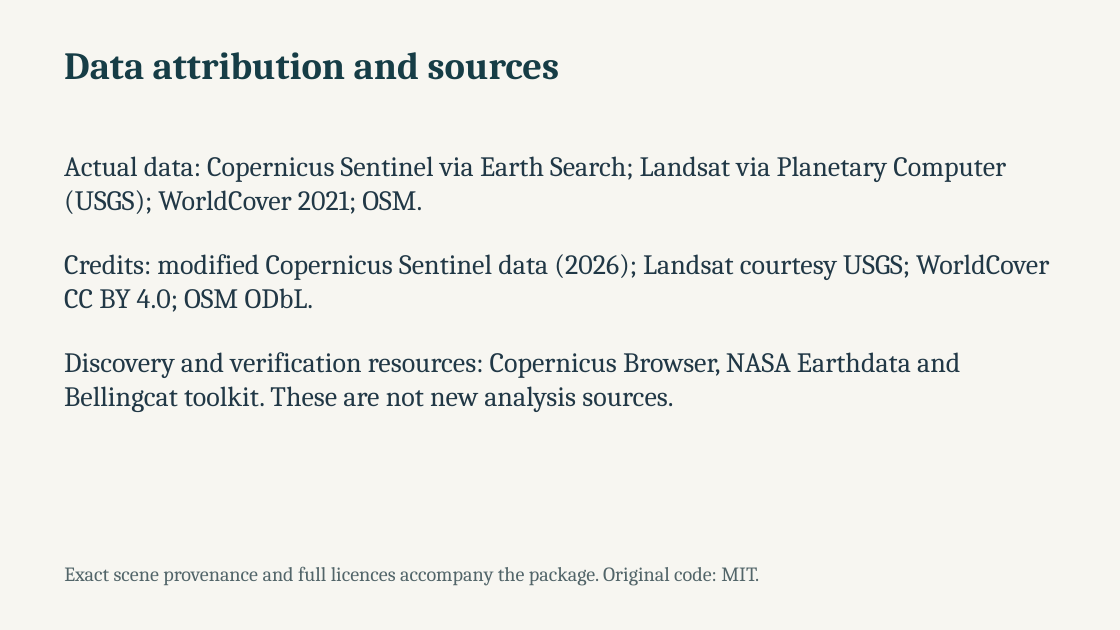
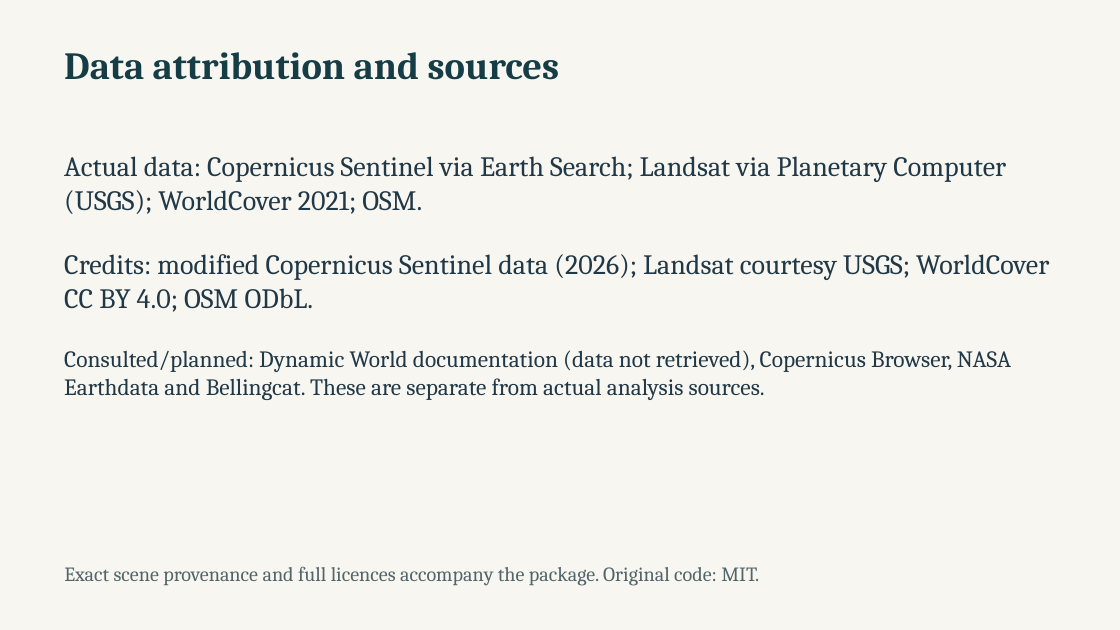
Before and after one commit to NasserAlhuri/spaceHacathon, a slide deck: slide 12 of docs/UrbanHeat-AlKhor-Pitch.pptx. Drawn at 1120x630 pixels with LibreOffice and Linux fonts; fonts in the diff are those of the drawing. Boxes give left, top, right and bottom in pixels: in the first picture for what was removed or moved away, otherwise in the second. Text is boxed around its words. In the diff, an @@ line names an element or a change of style, - is before the commit and + after.

```diff
--- a/docs/UrbanHeat-AlKhor-Pitch.pptx
+++ b/docs/UrbanHeat-AlKhor-Pitch.pptx
@@ text at [64,350,1011,400]: text changed; size 24 to 20 pt @@
-Discovery and verification resources: Copernicus Browser, NASA Earthdata and Bellingcat toolkit. These are not new analysis sources.
+Consulted/planned: Dynamic World documentation (data not retrieved), Copernicus Browser, NASA Earthdata and Bellingcat. These are separate from actual analysis sources.
```
Also in this commit, not shown: 4 other slides changed, 44 other files.
